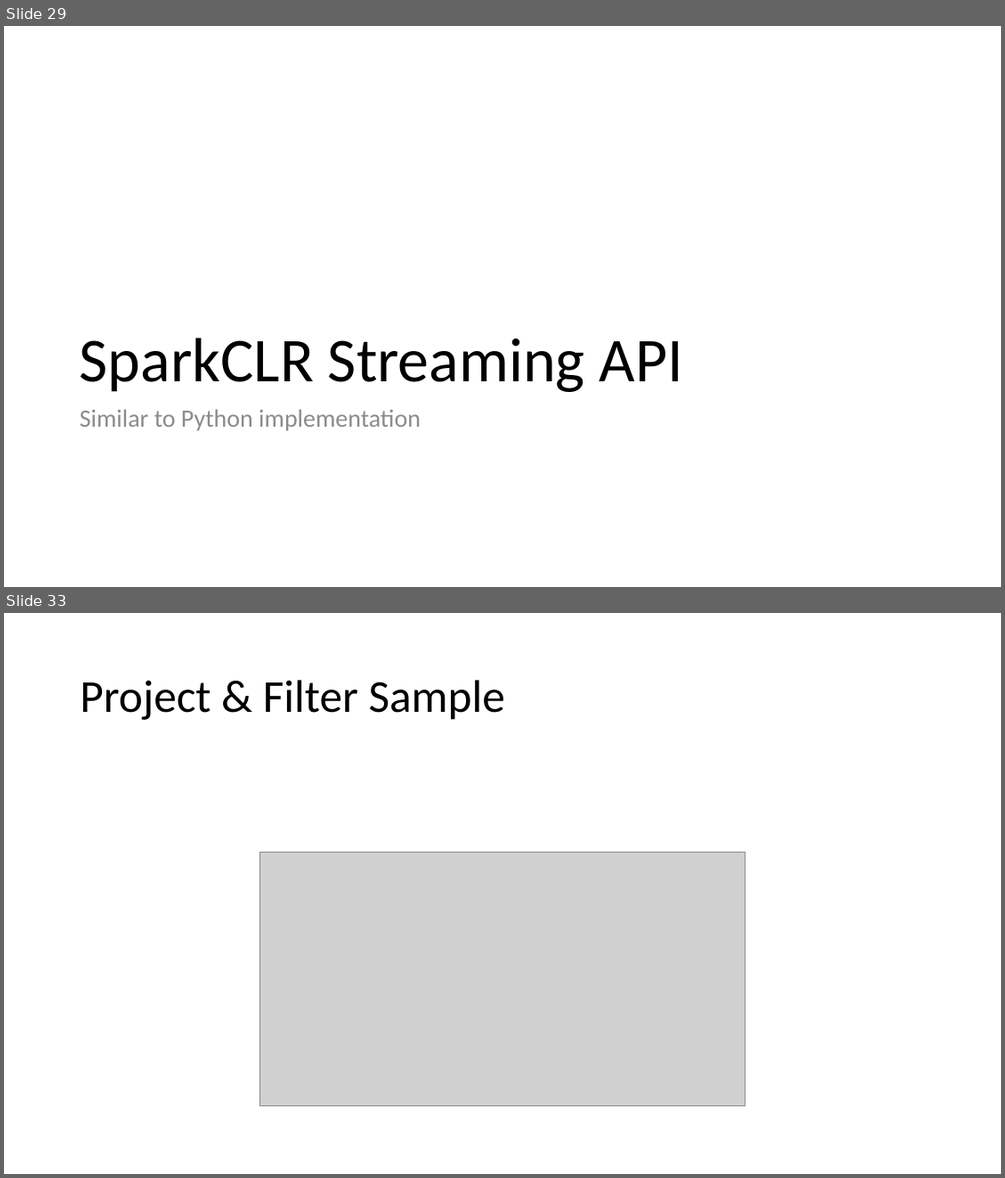
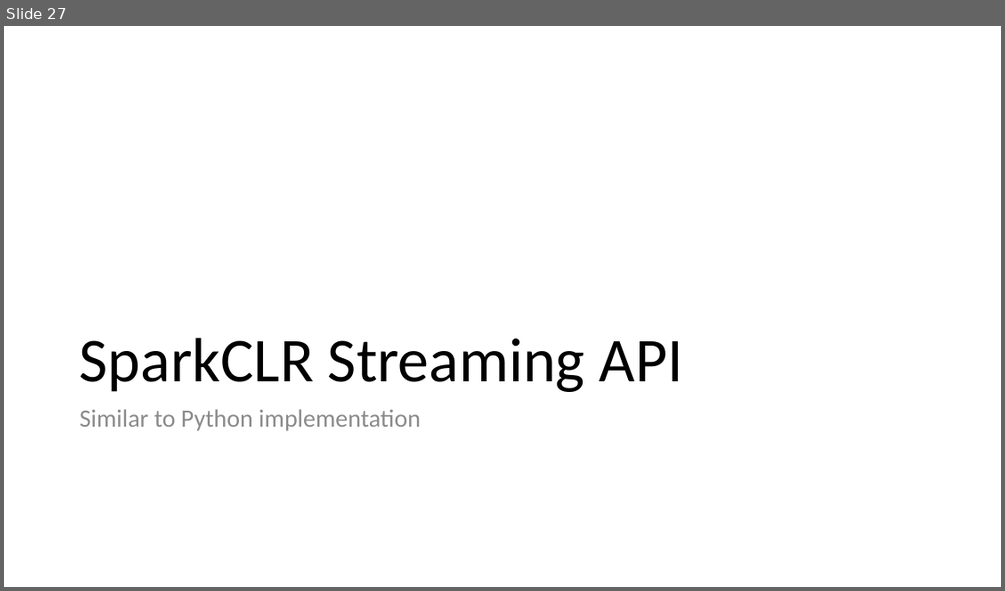
Before and after one commit to microsoft/Mobius, a slide deck: docs/SparkCLR.pptx. Shown one above the other, each under a label of ours: slides 29 and 33 before the commit, slide 27 after it; the slides between them are not shown. The pictures are 1005x1178 and 1005x591 pixels, drawn with LibreOffice and Linux fonts; fonts in the diff are those of the drawing; grey boxes stand for pictures. Boxes give left, top, right and bottom in pixels: in the first picture for what was removed or moved away, otherwise in the second. Text is boxed around its words. In the diff, an @@ line names an element or a change of style, - is before the commit and + after.

```diff
--- a/docs/SparkCLR.pptx
+++ b/docs/SparkCLR.pptx
@@ slide 33 removed at (4,613,1001,1174), background #FFFFFF @@
@@ title removed at (80,680,505,720) @@
-Project & Filter Sample
@@ picture removed at (259,852,745,1106) @@
@@ what was slide 29 is now slide 27 @@
```
Also in this commit, not shown: 9 slides changed, 1 slide added, 5 other slides removed, 1 other file.
